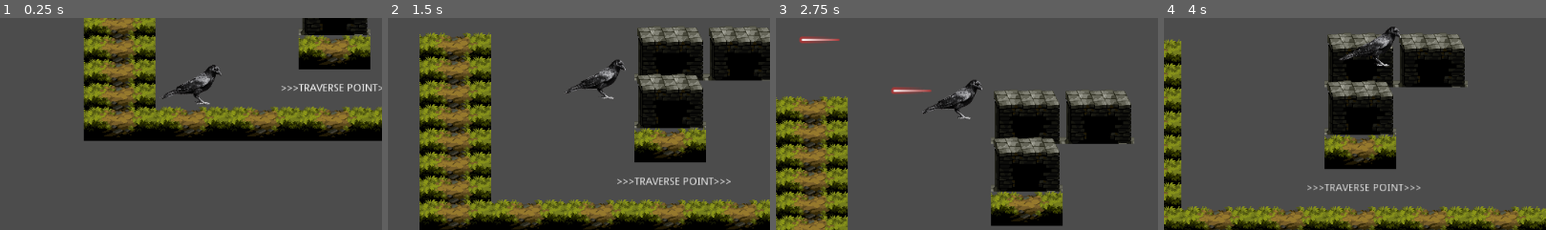
Above: before the commit, frames 1-4 (left to right).
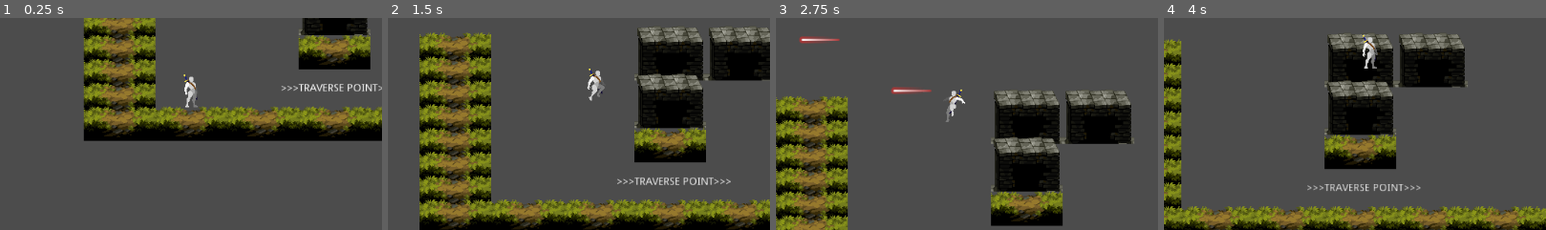
Above: after the commit, the same moments.

Repository: MPLekter/ToT---Player-Actions
Game: Godot game, scene res://Scenes/TestScene.tscn
Two runs of this game, one before a commit and one after it. Both use one fixed random seed, a clock stepped at 60 frames per second and the inputs below.
Inputs:
- Up to frame 1 (0.25 s): no input
- Up to frame 2 (1.5 s): hold A (player_crouch) 0.53-1.28 s; hold Right (player_right) from 0.53 s (still down); tap Space (player_jump) at 0.77 s; tap A (player_crouch) at 1.35 s
- Up to frame 3 (2.75 s): tap Space (player_jump) at 1.52 s; release Right (player_right) at 2.03 s; hold Left (player_left) from 2.03 s (still down); hold Shift (player_shoot) from 2.03 s (still down); tap A (player_crouch) at 2.3 s
- Up to frame 4 (4 s): release Left (player_left) at 2.78 s; release Shift (player_shoot) at 2.78 s; hold Right (player_right) from 2.78 s (still down); tap A (player_crouch) at 2.85 s; tap Space (player_jump) at 3.02, 3.77 s; hold A (player_crouch) from 3.53 s (still down)
The pictures show only the part of the screen within x 25-75%, y 32-82%; the shares and areas given below are measured in that part.

The runs differ from the first frame. In frame 1, 0.9% of the frame differs, in the area x 42-58%, y 22-43%; in frame 2, 0.9%; in frame 3, 0.9%; in frame 4, 0.9%, in the area x 45-62%, y 4-24%.

Commit message:
Add player animations (very basic, work in progress)

Diff:
--- a/Resources/Player.tscn
+++ b/Resources/Player.tscn
@@ -1,7 +1,141 @@
-[gd_scene load_steps=7 format=2]
+[gd_scene load_steps=34 format=2]
 
 [ext_resource path="res://Scripts/PlayerMovement_2D platformer.gd" type="Script" id=1]
 [ext_resource path="res://Assets/crow.png" type="Texture" id=2]
+[ext_resource path="res://Assets/PrototypeHero.png" type="Texture" id=3]
+
+[sub_resource type="AtlasTexture" id=5]
+atlas = ExtResource( 3 )
+region = Rect2( 0, 0, 100, 80 )
+
+[sub_resource type="AtlasTexture" id=6]
+atlas = ExtResource( 3 )
+region = Rect2( 100, 0, 100, 80 )
+
+[sub_resource type="AtlasTexture" id=7]
+atlas = ExtResource( 3 )
+region = Rect2( 200, 0, 100, 80 )
+
+[sub_resource type="AtlasTexture" id=8]
+atlas = ExtResource( 3 )
+region = Rect2( 300, 0, 100, 80 )
+
+[sub_resource type="AtlasTexture" id=9]
+atlas = ExtResource( 3 )
+region = Rect2( 400, 0, 100, 80 )
+
+[sub_resource type="AtlasTexture" id=10]
+atlas = ExtResource( 3 )
+region = Rect2( 500, 0, 100, 80 )
+
+[sub_resource type="AtlasTexture" id=11]
+atlas = ExtResource( 3 )
+region = Rect2( 500, 160, 100, 80 )
+
+[sub_resource type="AtlasTexture" id=12]
+atlas = ExtResource( 3 )
+region = Rect2( 600, 160, 100, 80 )
+
+[sub_resource type="AtlasTexture" id=13]
+atlas = ExtResource( 3 )
+region = Rect2( 700, 160, 100, 80 )
+
+[sub_resource type="AtlasTexture" id=31]
+atlas = ExtResource( 3 )
+region = Rect2( 200, 160, 100, 80 )
+
+[sub_resource type="AtlasTexture" id=32]
+atlas = ExtResource( 3 )
+region = Rect2( 300, 160, 100, 80 )
+
+[sub_resource type="AtlasTexture" id=33]
+atlas = ExtResource( 3 )
+region = Rect2( 400, 160, 100, 80 )
+
+[sub_resource type="AtlasTexture" id=34]
+atlas = ExtResource( 3 )
+region = Rect2( 500, 160, 100, 80 )
+
+[sub_resource type="AtlasTexture" id=35]
+atlas = ExtResource( 3 )
+region = Rect2( 600, 160, 100, 80 )
+
+[sub_resource type="AtlasTexture" id=36]
+atlas = ExtResource( 3 )
+region = Rect2( 700, 160, 100, 80 )
+
+[sub_resource type="AtlasTexture" id=20]
+atlas = ExtResource( 3 )
+region = Rect2( 0, 80, 100, 80 )
+
+[sub_resource type="AtlasTexture" id=21]
+atlas = ExtResource( 3 )
+region = Rect2( 100, 80, 100, 80 )
+
+[sub_resource type="AtlasTexture" id=22]
+atlas = ExtResource( 3 )
+region = Rect2( 200, 80, 100, 80 )
+
+[sub_resource type="AtlasTexture" id=23]
+atlas = ExtResource( 3 )
+region = Rect2( 300, 80, 100, 80 )
+
+[sub_resource type="AtlasTexture" id=24]
+atlas = ExtResource( 3 )
+region = Rect2( 400, 80, 100, 80 )
+
+[sub_resource type="AtlasTexture" id=25]
+atlas = ExtResource( 3 )
+region = Rect2( 500, 80, 100, 80 )
+
+[sub_resource type="AtlasTexture" id=26]
+atlas = ExtResource( 3 )
+region = Rect2( 600, 80, 100, 80 )
+
+[sub_resource type="AtlasTexture" id=27]
+atlas = ExtResource( 3 )
+region = Rect2( 700, 80, 100, 80 )
+
+[sub_resource type="AtlasTexture" id=29]
+atlas = ExtResource( 3 )
+region = Rect2( 600, 160, 100, 80 )
+
+[sub_resource type="AtlasTexture" id=30]
+atlas = ExtResource( 3 )
+region = Rect2( 700, 160, 100, 80 )
+
+[sub_resource type="SpriteFrames" id=28]
+animations = [ {
+"frames": [  ],
+"loop": true,
+"name": "ATTACKING",
+"speed": 5.0
+}, {
+"frames": [ SubResource( 5 ), SubResource( 6 ), SubResource( 7 ), SubResource( 8 ), SubResource( 9 ), SubResource( 10 ) ],
+"loop": true,
+"name": "IDLE",
+"speed": 8.0
+}, {
+"frames": [ SubResource( 11 ), SubResource( 12 ), SubResource( 13 ) ],
+"loop": true,
+"name": "JUMP_DOWN",
+"speed": 5.0
+}, {
+"frames": [ SubResource( 31 ), SubResource( 32 ), SubResource( 33 ), SubResource( 34 ), SubResource( 35 ), SubResource( 36 ) ],
+"loop": true,
+"name": "JUMP_UP",
+"speed": 3.0
+}, {
+"frames": [ SubResource( 20 ), SubResource( 21 ), SubResource( 22 ), SubResource( 23 ), SubResource( 24 ), SubResource( 25 ), SubResource( 26 ), SubResource( 27 ) ],
+"loop": true,
+"name": "RUNNING",
+"speed": 8.0
+}, {
+"frames": [ SubResource( 29 ), SubResource( 30 ) ],
+"loop": true,
+"name": "SLIDING",
+"speed": 3.0
+} ]
 
 [sub_resource type="CapsuleShape2D" id=1]
 radius = 16.0
@@ -22,7 +156,15 @@
 collision_mask = 7
 script = ExtResource( 1 )
 
+[node name="AnimatedSprite" type="AnimatedSprite" parent="." groups=["PLAYER_GROUP"]]
+position = Vector2( 0, -8 )
+frames = SubResource( 28 )
+animation = "RUNNING"
+frame = 1
+playing = true
+
 [node name="Sprite" type="Sprite" parent="." groups=["PLAYER_GROUP"]]
+visible = false
 scale = Vector2( 0.1, 0.1 )
 texture = ExtResource( 2 )
 flip_h = true
--- a/Scripts/PlayerMovement_2D platformer.gd
+++ b/Scripts/PlayerMovement_2D platformer.gd
@@ -1,5 +1,6 @@
 extends KinematicBody2D
 
+#constants
 const UP := Vector2.UP
 const DOWN := Vector2.DOWN
 const LEFT := Vector2.LEFT
@@ -23,6 +24,7 @@
 export var slideTimer := 2.2
 var underCeiling := false
 var isSlowing := false
+var isSliding := false
 
 #movement related
 export var maxSpeed := 100
@@ -36,12 +38,23 @@
 #shooting related
 export var shootCoolDown := 0.6
 var canShoot := true
+onready var bullet = preload("res://Resources/Bullet.tscn")
 
 #dropping through related
 var canDrop := false
 
-#onreadys
-onready var bullet = preload("res://Resources/Bullet.tscn")
+#animation related
+onready var ani = $AnimatedSprite
+
+#state logic related
+const possibleStates = ["IDLE", "RUNNING", "JUMP_UP", "JUMP_DOWN", "SLIDING"]
+var IDLE = possibleStates[0]
+var RUNNING = possibleStates[1]
+var JUMP_UP = possibleStates[2]
+var JUMP_DOWN = possibleStates[3]
+var SLIDING = possibleStates[4]
+
+var playerState = IDLE
 
 #debug related
 var timestamp = Time.get_datetime_string_from_system()
@@ -71,12 +84,45 @@
 	shootLogic()
 	dropThroughLogic()
 
+	handlePlayerState()
+	handlePlayerAnimation(playerState)
+
+
+func handlePlayerState():
+	#idling state TODO: turn it on faster
+	if is_on_floor() and is_zero_approx(motion.x):
+		playerState = IDLE
+	#running state
+	elif is_on_floor() and !is_zero_approx(motion.x) and isSliding != true:
+		playerState = RUNNING
+	#sliding state
+	elif is_on_floor() and !is_zero_approx(motion.x) and isSliding == true:
+		playerState = SLIDING
+	#jumping state TODO: check if going up or down, apply animation
+	elif not is_on_floor() and !is_zero_approx(motion.y):
+		playerState = JUMP_UP
+
+func handlePlayerAnimation(playerState):
+	#play anim
+	ani.play(playerState)
+	#direction logic
+	if direction == RIGHT:
+		ani.set_flip_h(false)
+	elif direction == LEFT:
+		ani.set_flip_h(true)
+	#special logic for sliding rotation
+	if playerState == SLIDING:
+		ani.set_rotation_degrees(-80)
+		ani.set_position(Vector2(-15, 15))
+	else:
+		ani.set_rotation_degrees(0)
+		ani.set_position(Vector2(0, -8))
+
 func dropThroughLogic():
 	if canDrop == true:
 		if Input.is_action_pressed("player_down") and Input.is_action_just_pressed("player_crouch"):
 				set_collision_layer_bit(2, false)
 				set_collision_mask_bit(2, false)
-
 
 func shootLogic():
 	if Input.is_action_pressed("player_shoot"):
@@ -133,12 +179,13 @@
 func playerStandUp():
 	$SlidingCollisionShape.set_disabled(true)
 	$StandingCollisionShape.set_disabled(false)
-	rotateSprite("standing")
+	#rotateSprite("standing") not needed anymore
+
 
 func playerSlide():
 	$SlidingCollisionShape.set_disabled(false)
 	$StandingCollisionShape.set_disabled(true)
-	rotateSprite("sliding")
+	#rotateSprite("sliding")not needed anymore
 
 func superjumpLogic():
 	if Input.is_action_just_released("player_superjump_toggle"):
@@ -188,6 +235,7 @@
 			var currentSpeed = motion.x
 			while Input.is_action_pressed("player_crouch"):
 				playerSlide()
+				isSliding = true
 #				#Keep checking for this as long as its pressed
 				if not underCeiling:
 					isSlowing = true
@@ -197,6 +245,9 @@
 					isSlowing = false
 					#print_debug(timestamp, " STATE: trying to stand up but still under a platform!")
 					break
+	if !Input.is_action_pressed("player_crouch") and not underCeiling:
+		isSliding = false
+
 
 
 func jumpLogic():
@@ -233,13 +284,11 @@
 func applyMotion():
 	motion = move_and_slide(motion, UP)
 
-func rotateSprite(doingWhat):
-	if doingWhat == "sliding":
-		$Sprite.set_flip_v(true)
-	elif doingWhat == "standing":
-		$Sprite.set_flip_v(false)
-
-
+#func rotateSprite(doingWhat): #not needed anymore
+#	if doingWhat == "sliding":
+#		$Sprite.set_flip_v(true)
+#	elif doingWhat == "standing":
+#		$Sprite.set_flip_v(false)
 
 func _on_DropThroughCheck_body_entered(body):
 	if body.is_in_group("DROP_THROUGH_LAYER"):
Binary file added: Assets/PrototypeHero.png
Not shown, added: Assets/PrototypeHero.png.import
